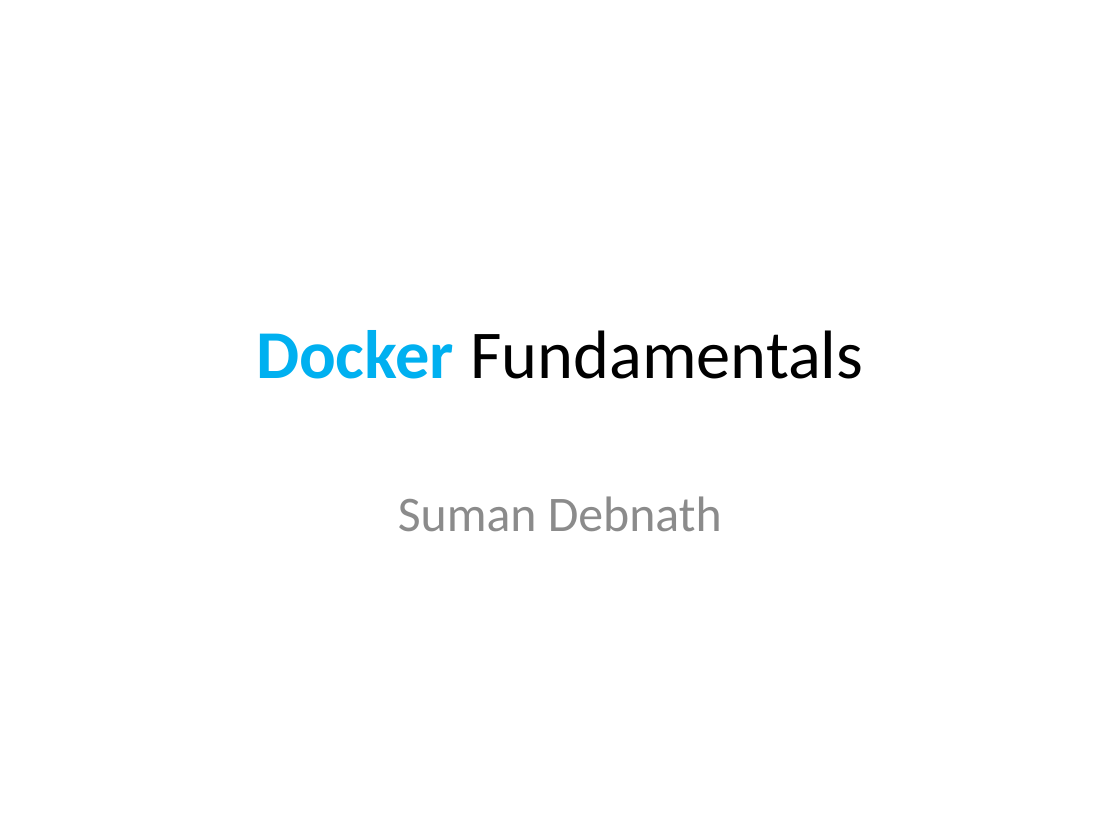
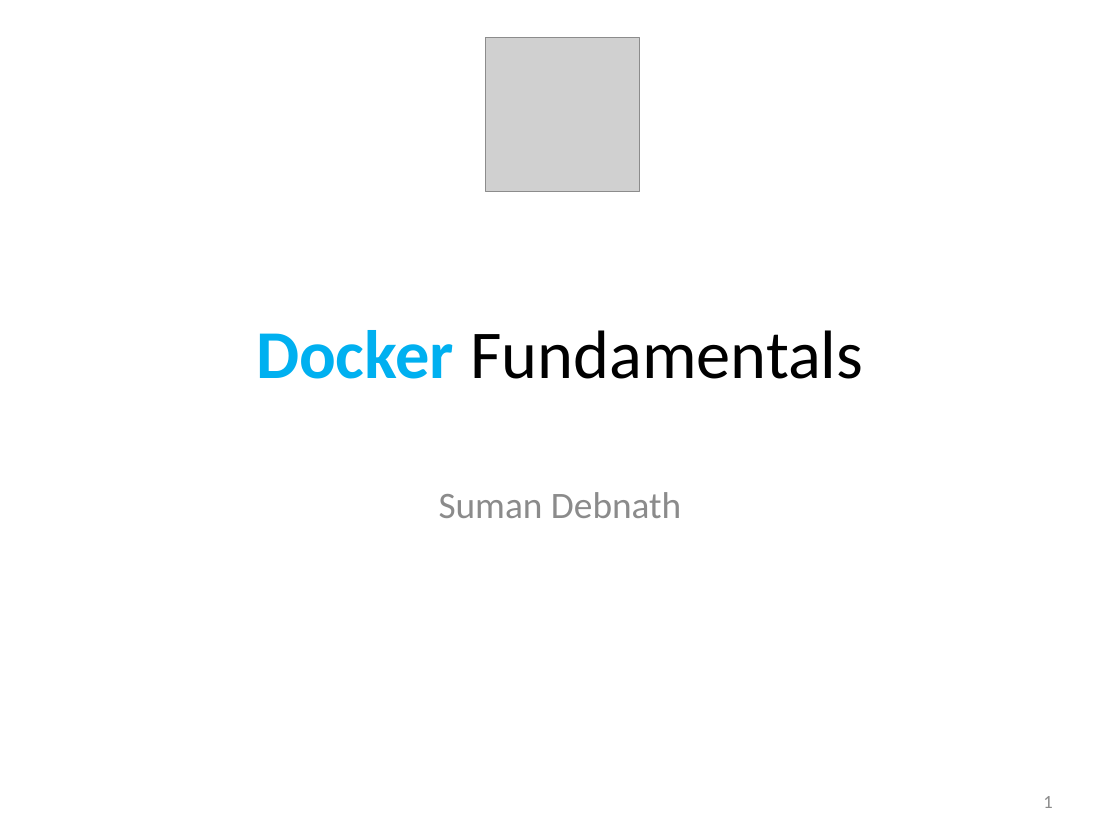
Before and after one commit to suman-d/DO-Assignment, a slide deck: slide 1 of Docker Fundamentals.pptx. Drawn at 1120x840 pixels with LibreOffice and Linux fonts; fonts in the diff are those of the drawing; grey boxes stand for pictures. Boxes give left, top, right and bottom in pixels: in the first picture for what was removed or moved away, otherwise in the second. Text is boxed around its words. In the diff, an @@ line names an element or a change of style, - is before the commit and + after.

```diff
--- a/Docker Fundamentals.pptx
+++ b/Docker Fundamentals.pptx
@@ picture added at [485,37,640,192] @@
@@ subtitle "Suman Debnath" at [439,492,681,518]: size 32 to 24 pt; less space between paragraphs @@
@@ page number added at [1043,796,1052,808], 12 pt, text #8C8C8C @@
+1
```
Also in this commit, not shown: 15 other slides changed, 2 slides added, 8 slides removed.
